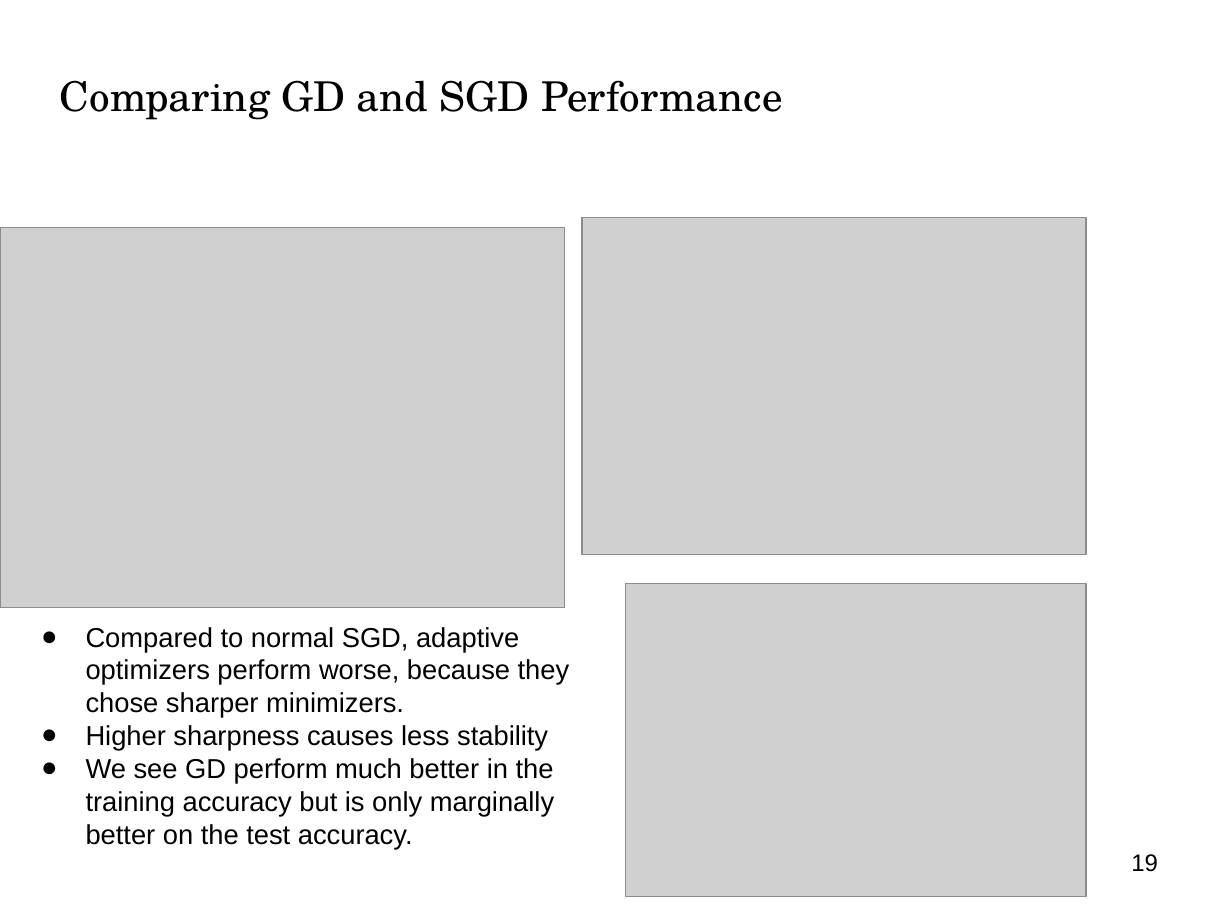
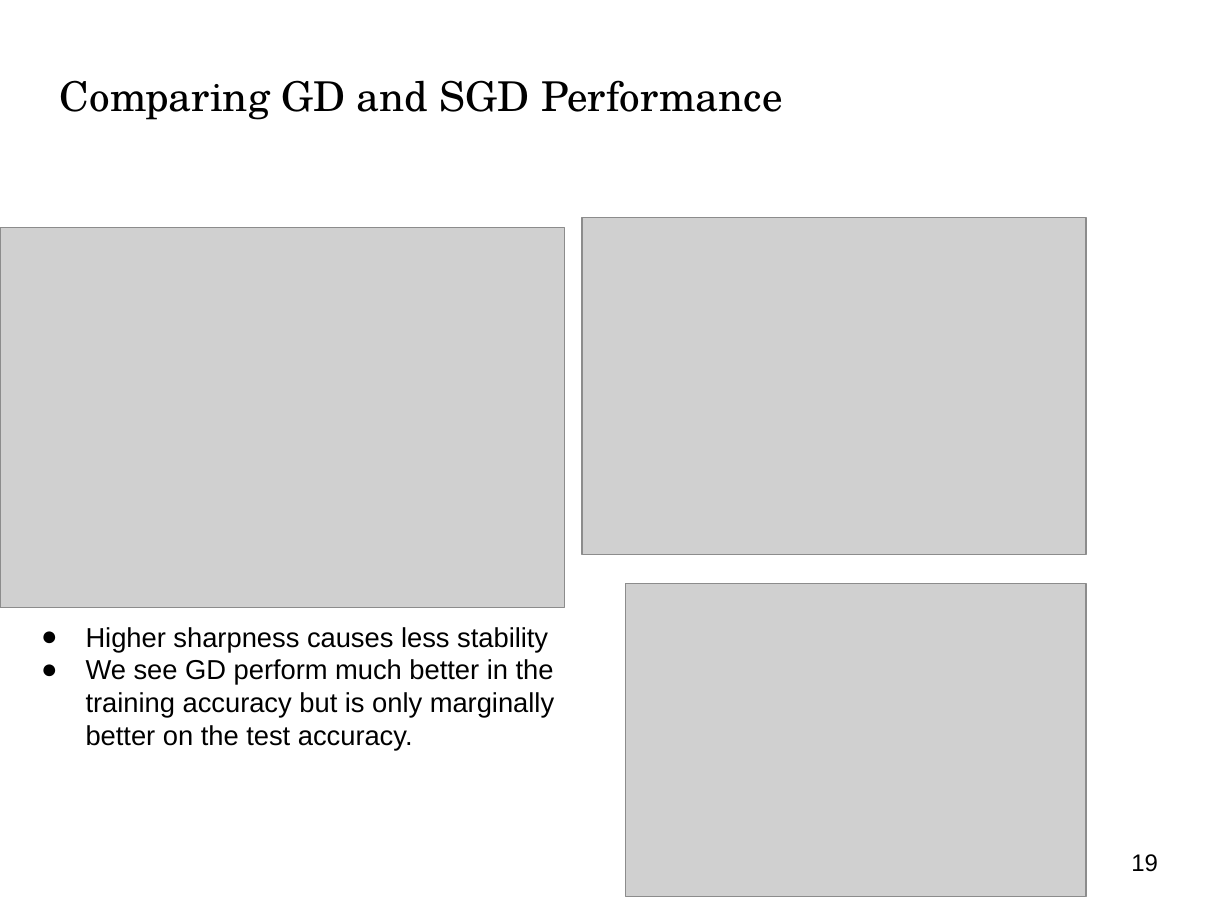
Before and after one commit to Rishab057/MachineLearningProject, a slide deck: slide 19 of code/skyhawks_presentation.pptx. Drawn at 1232x924 pixels with LibreOffice and Linux fonts; fonts in the diff are those of the drawing; grey boxes stand for pictures; background and template pictures are left out. Boxes give left, top, right and bottom in pixels: in the first picture for what was removed or moved away, otherwise in the second. Text is boxed around its words. In the diff, an @@ line names an element or a change of style, - is before the commit and + after.

Commit message:
final slides from presentation

```diff
--- a/code/skyhawks_presentation.pptx
+++ b/code/skyhawks_presentation.pptx
@@ text at bbox=[86, 627, 570, 718]: paragraph removed @@
-● Compared to normal SGD, adaptive optimizers perform worse, because they chose sharper minimizers.
```
Also in this commit, not shown: 2 other slides changed.
